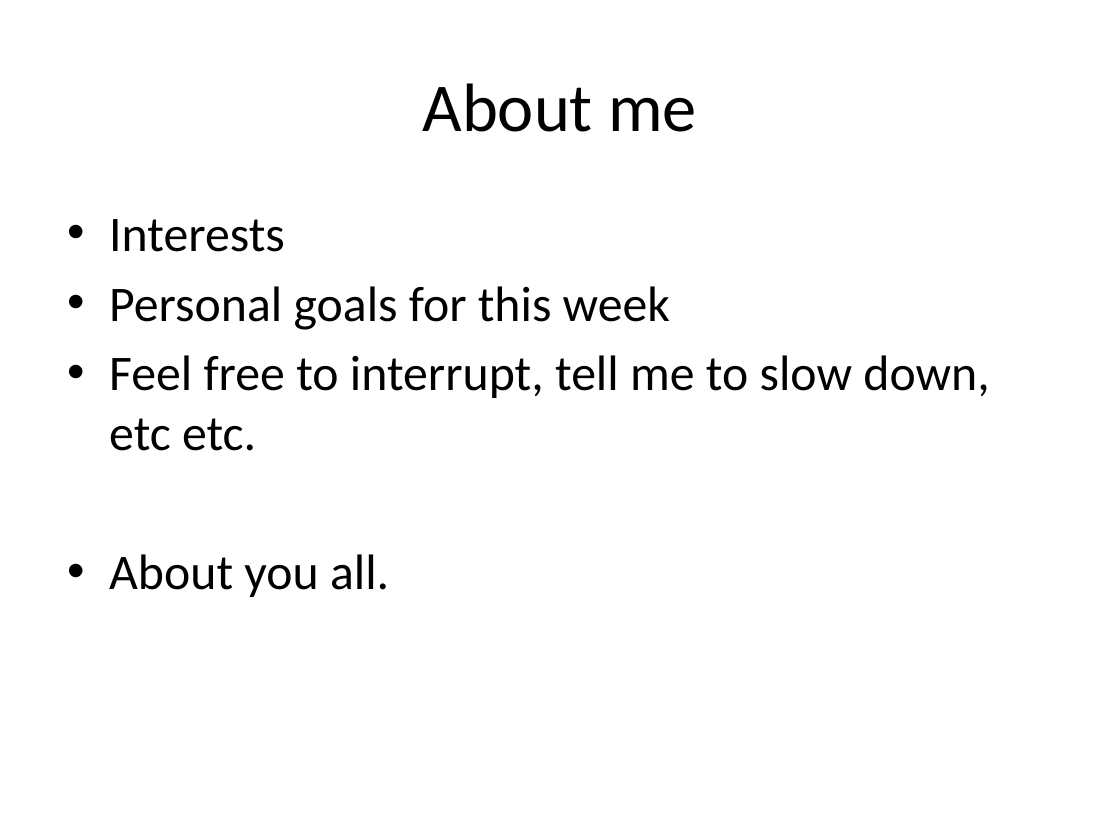
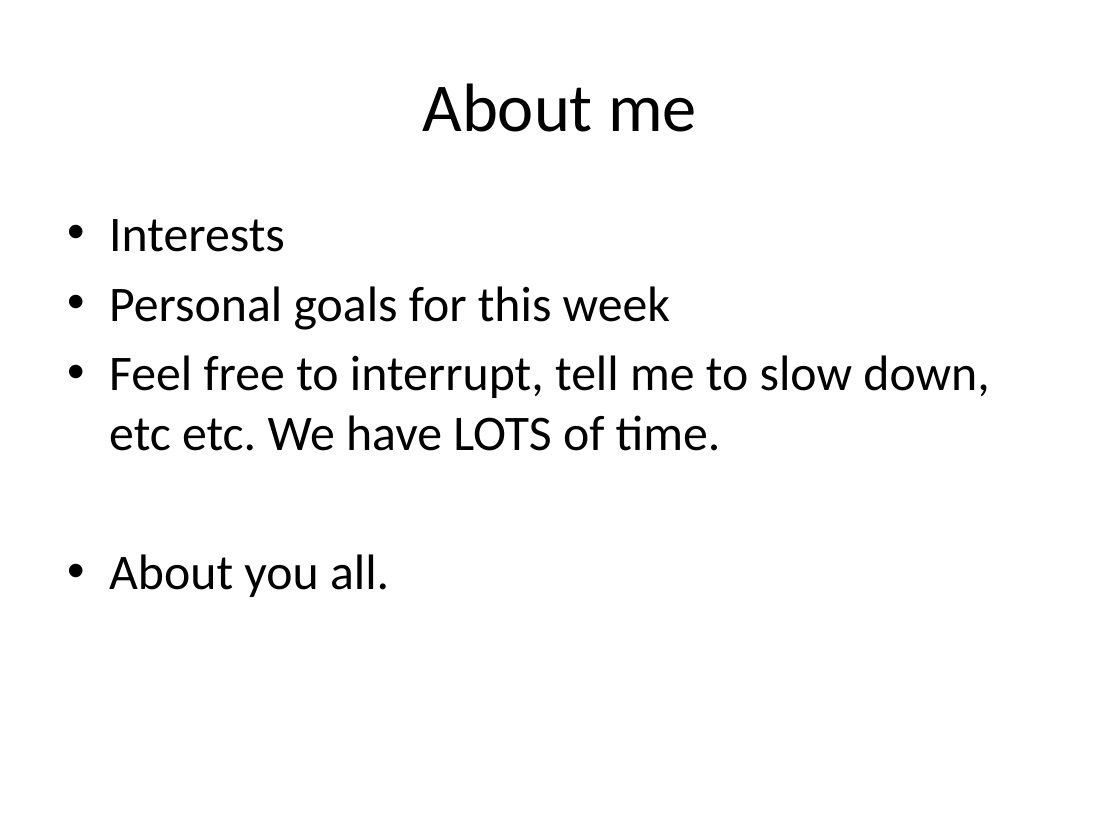
Before and after one commit to ben-domingue/mex-gw-workshop, a slide deck: slide 2 of talks/Domingue-mx1.pptx. Drawn at 1120x840 pixels with LibreOffice and Linux fonts; fonts in the diff are those of the drawing. Boxes give left, top, right and bottom in pixels: in the first picture for what was removed or moved away, otherwise in the second. Text is boxed around its words. In the diff, an @@ line names an element or a change of style, - is before the commit and + after.

```diff
--- a/talks/Domingue-mx1.pptx
+++ b/talks/Domingue-mx1.pptx
@@ text at (109, 355, 989, 451): text changed @@
-• Feel free to interrupt, tell me to slow down, etc etc.
+• Feel free to interrupt, tell me to slow down, etc etc. We have LOTS of time.
```
Also in this commit, not shown: 2 other slides changed, 1 slide added, 2 other files.
